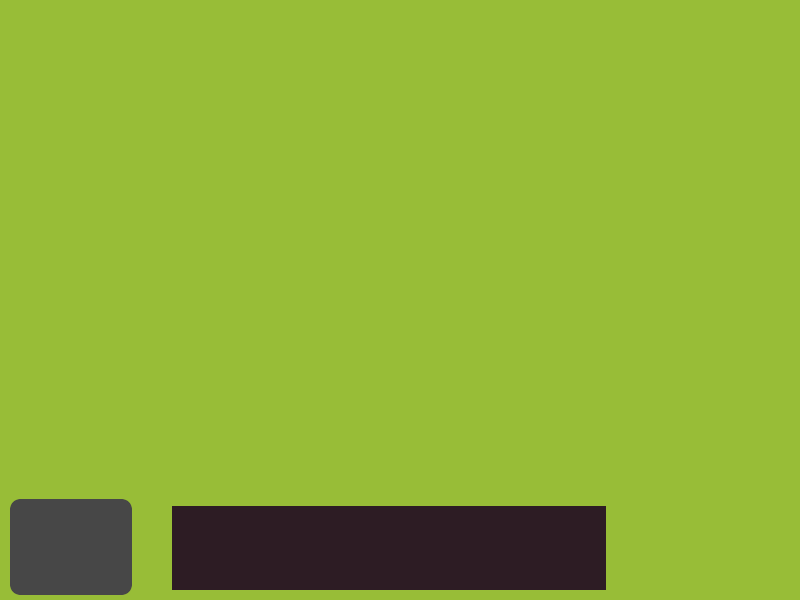
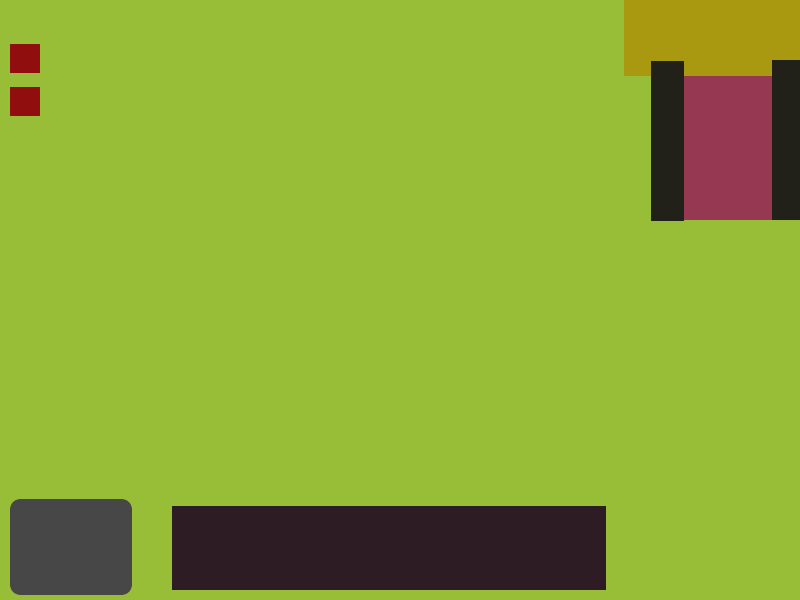
Revision of a layered (800, 600) image; what changed, layer by layer:
added layer "Capa pegada #4" above "Capa #5" over [772, 60, 800, 220]
added layer "Capa #5" above "Capa pegada #2" over [624, 0, 800, 221]
added layer "Capa pegada" above "Capa #2" over [10, 87, 40, 116]
added layer "Capa #2" above "Capa #1" over [10, 44, 40, 73]
added layer "Capa #1" above "Fondo" over [668, 10, 787, 220]
